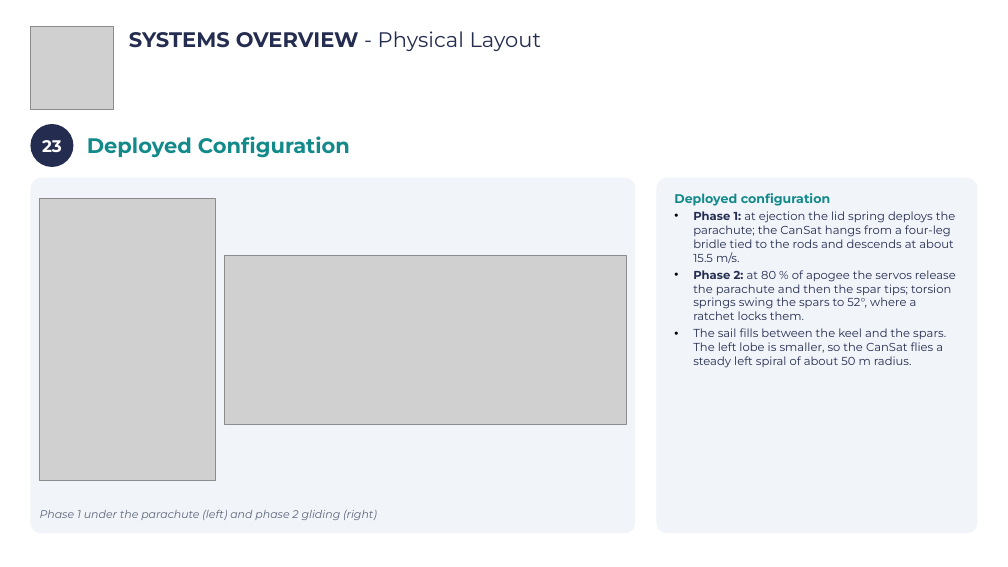
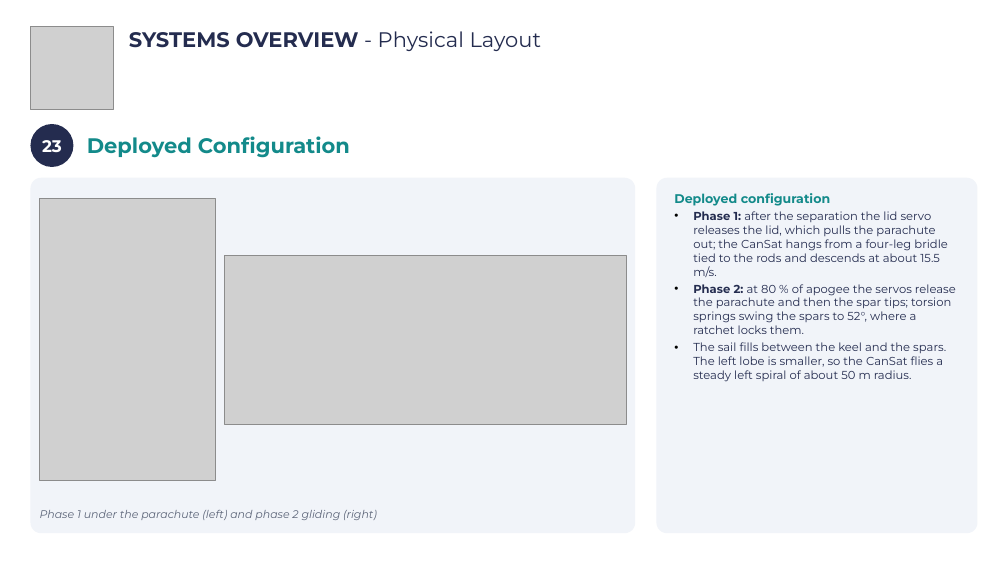
Before and after one commit to Caetano18/proyecto, a slide deck: slide 26 of cansat_pdr/laminas_plantilla/CanSat_PDR_Hermes_completo.pptx. Drawn at 1008x567 pixels with LibreOffice and Linux fonts; fonts in the diff are those of the drawing; grey boxes stand for pictures; background and template pictures are left out. Boxes give left, top, right and bottom in pixels: in the first picture for what was removed or moved away, otherwise in the second. Text is boxed around its words. In the diff, an @@ line names an element or a change of style, - is before the commit and + after.

```diff
--- a/cansat_pdr/laminas_plantilla/CanSat_PDR_Hermes_completo.pptx
+++ b/cansat_pdr/laminas_plantilla/CanSat_PDR_Hermes_completo.pptx
@@ text in rounded rectangle at bbox=[693, 211, 947, 277]: text changed @@
-• Phase 1: at ejection the lid spring deploys the parachute; the CanSat hangs from a four-leg bridle tied to the rods and descends at about 15.5 m/s.
+• Phase 1: after the separation the lid servo releases the lid, which pulls the parachute out; the CanSat hangs from a four-leg bridle tied to the rods and descends at about 15.5 m/s.
```
Also in this commit, not shown: 13 other slides changed, 23 other files.
